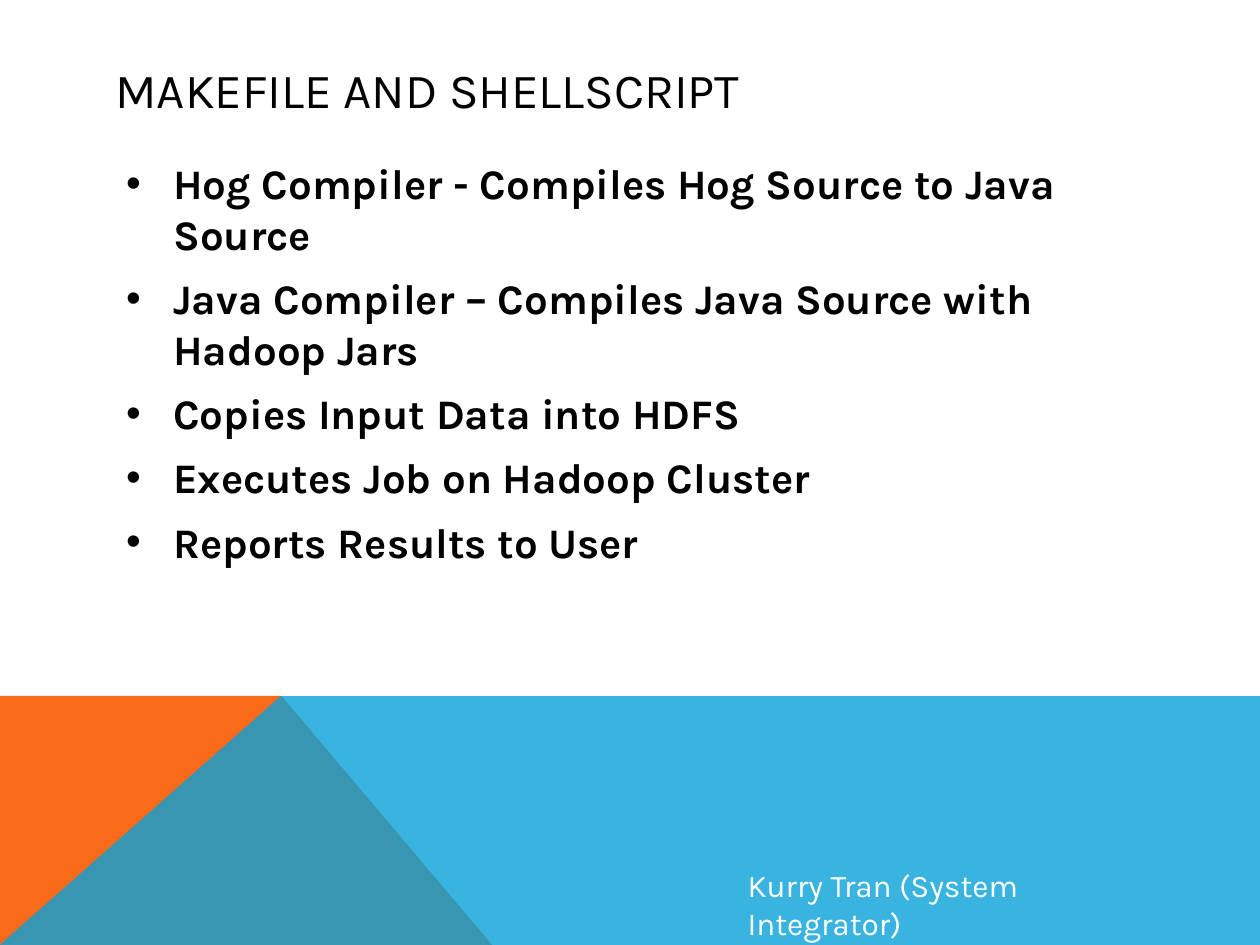
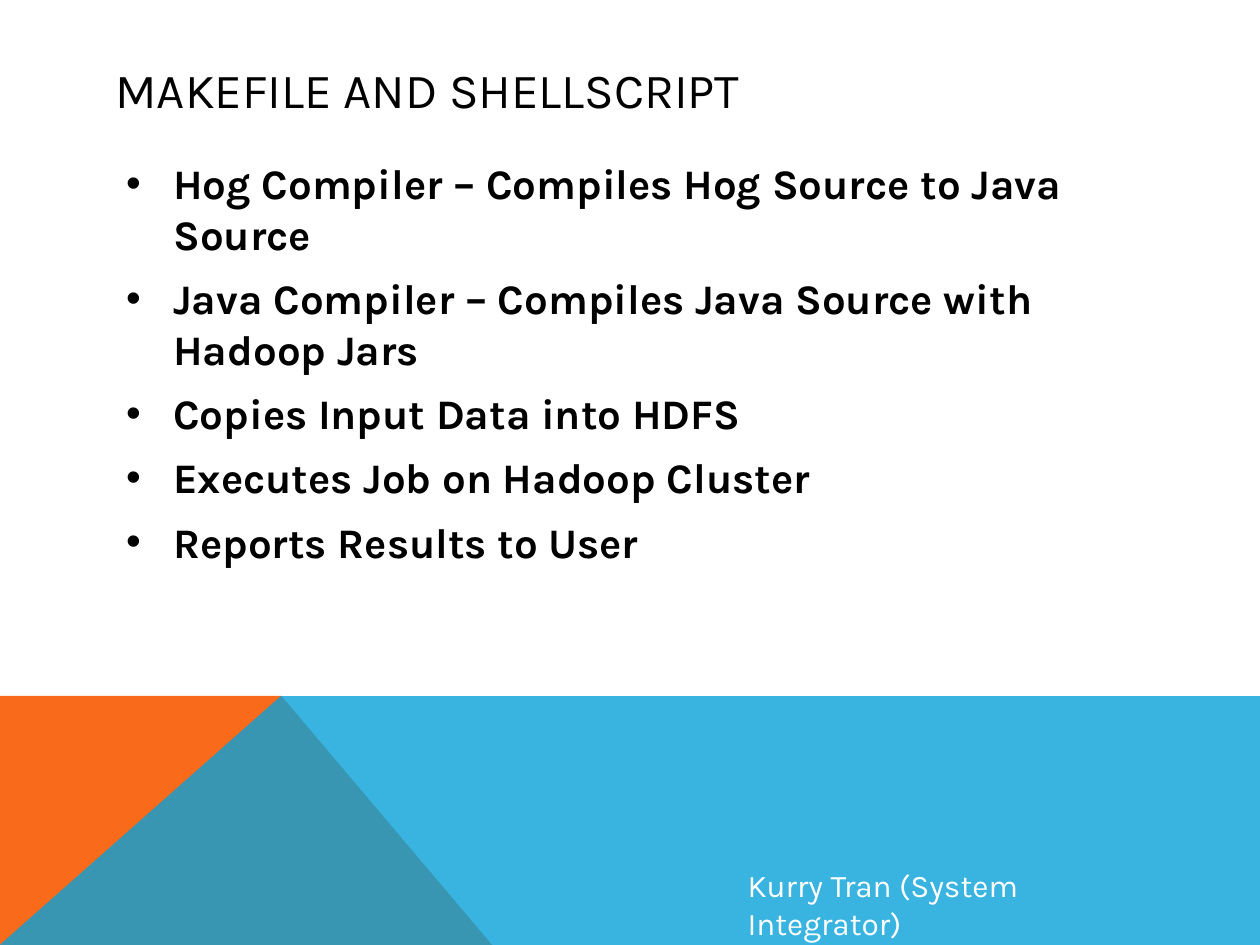
Before and after one commit to smessing/Hog, a slide deck: slide 20 of demo/demo.pptx (slide 19 before the commit). Drawn at 1260x945 pixels with LibreOffice and Linux fonts; fonts in the diff are those of the drawing. Boxes give left, top, right and bottom in pixels: in the first picture for what was removed or moved away, otherwise in the second. Text is boxed around its words. In the diff, an @@ line names an element or a change of style, - is before the commit and + after.

```diff
--- a/demo/demo.pptx
+++ b/demo/demo.pptx
@@ text at [173, 169, 1061, 251]: text changed @@
-• Hog Compiler - Compiles Hog Source to Java Source
+• Hog Compiler – Compiles Hog Source to Java Source
```
Also in this commit, not shown: 8 other slides changed, 1 slide added.
